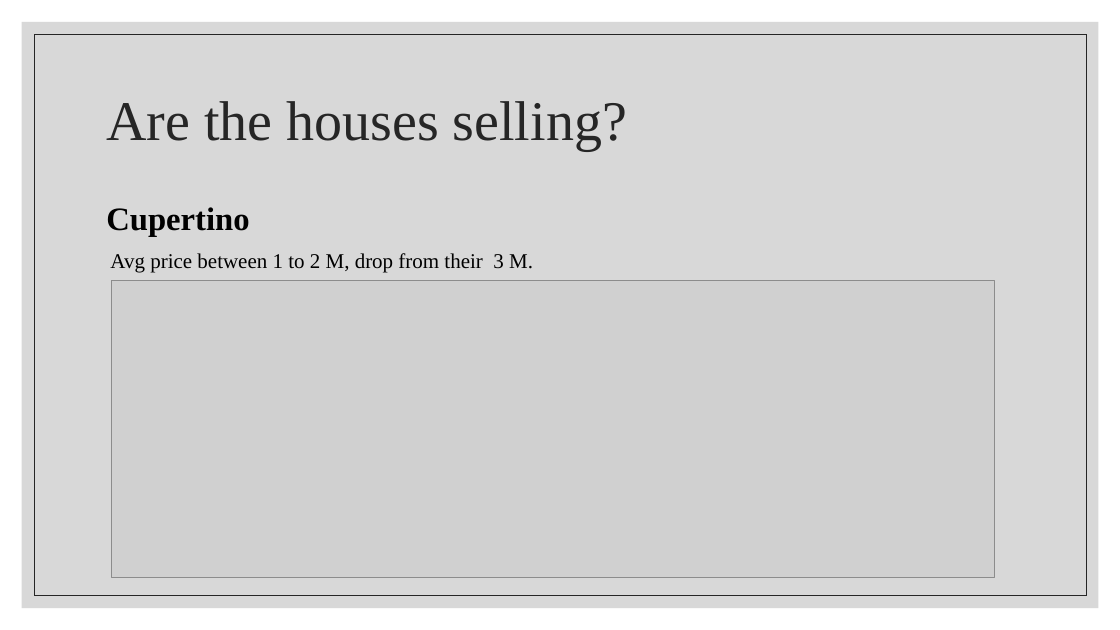
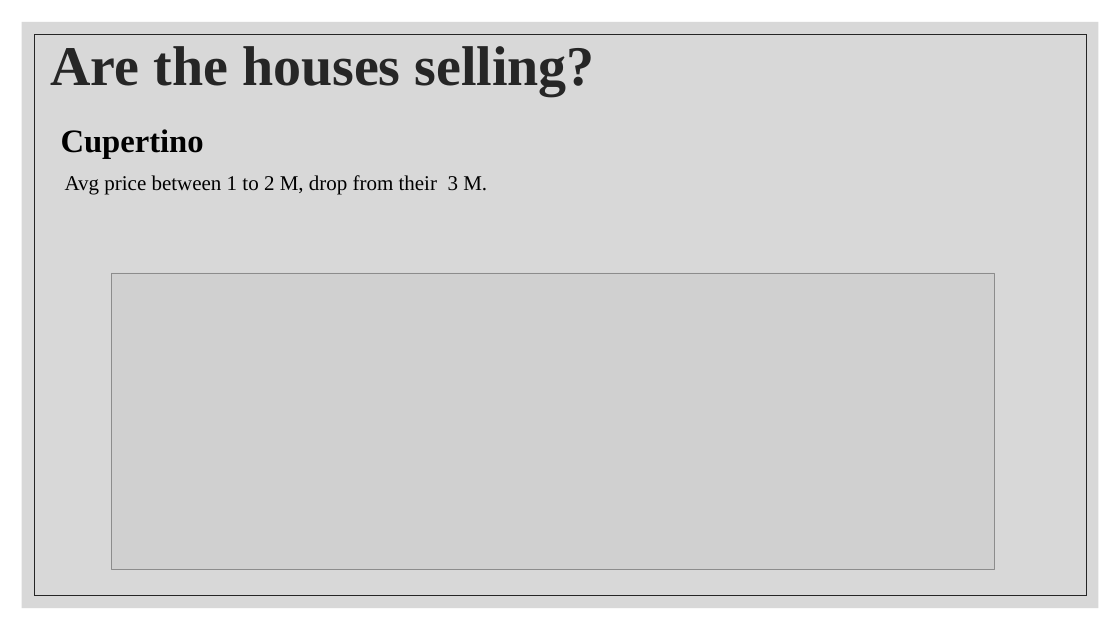
Before and after one commit to MelissaDjohan/Real-Estate-Data-Analysis, a slide deck: slide 7 of Presentation/Real Estate Data Analysis - Average Sale Price and Other Factors.pptx. Drawn at 1120x630 pixels with LibreOffice and Linux fonts; fonts in the diff are those of the drawing; grey boxes stand for pictures. Boxes give left, top, right and bottom in pixels: in the first picture for what was removed or moved away, otherwise in the second. Text is boxed around its words. In the diff, an @@ line names an element or a change of style, - is before the commit and + after.

```diff
--- a/Presentation/Real Estate Data Analysis - Average Sale Price and Other Factors.pptx
+++ b/Presentation/Real Estate Data Analysis - Average Sale Price and Other Factors.pptx
@@ title "Are the houses selling?": place and size @@
-title "Are the houses selling?" at [106, 101, 627, 150]
+title "Are the houses selling?" at [50, 46, 595, 96]
@@ title "Are the houses selling?" at [50, 46, 595, 96]: bold on @@
@@ text "Cupertino": place and size @@
-text "Cupertino" at [106, 207, 533, 272]
+text "Cupertino" at [61, 129, 487, 195]
@@ picture: place and size @@
-picture at [111, 281, 995, 577]
+picture at [111, 273, 995, 570]
```
Also in this commit, not shown: 4 other slides changed, 3 slides added, 1 slide removed.
